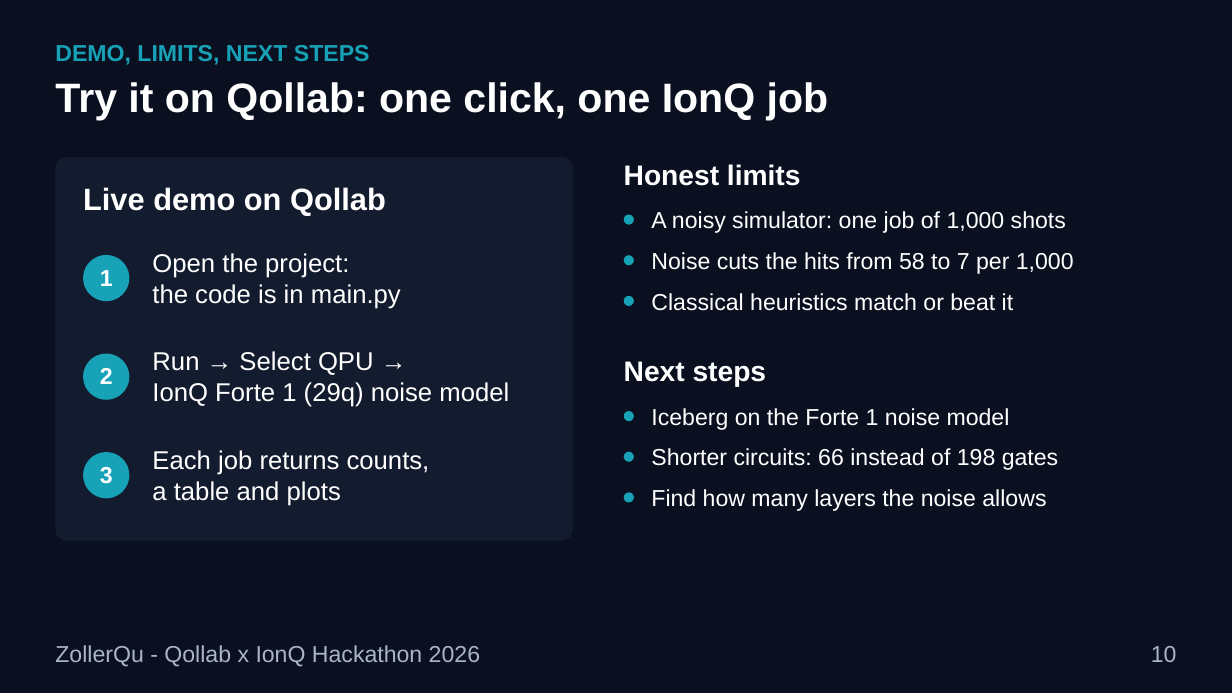
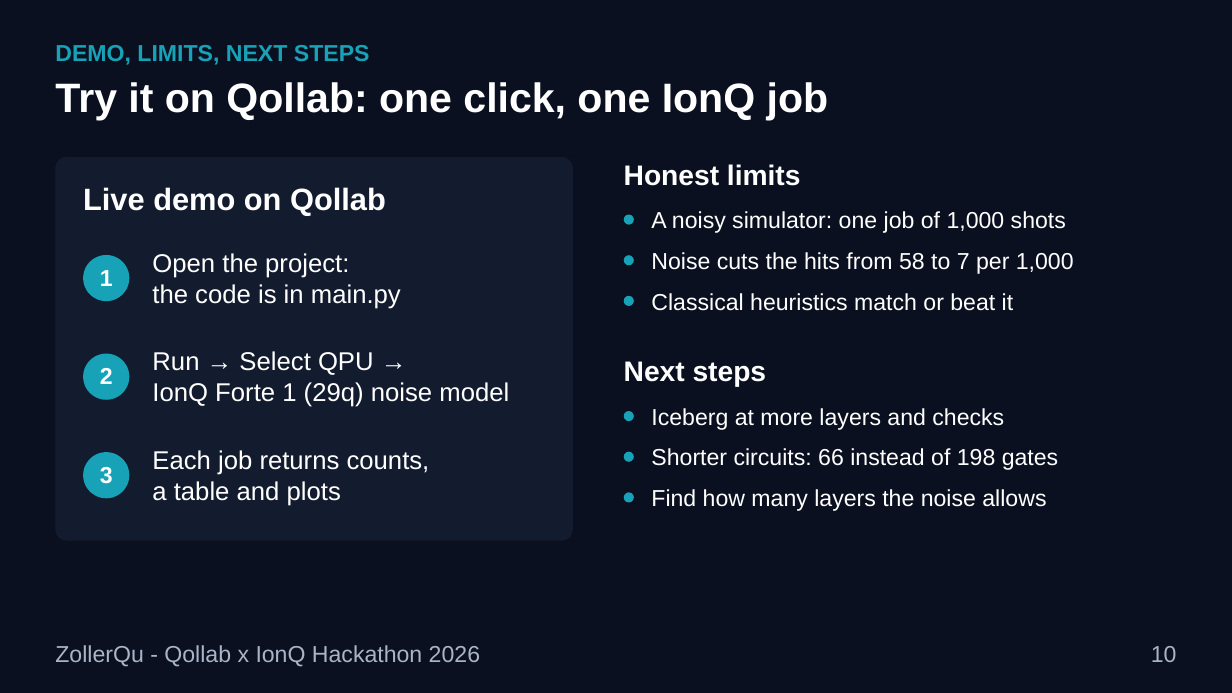
Before and after one commit to Oussema-t/zollerqu-qollab, a slide deck: slide 10 of slides/stocks_ZollerQu.pptx. Drawn at 1232x693 pixels with LibreOffice and Linux fonts; fonts in the diff are those of the drawing. Boxes give left, top, right and bottom in pixels: in the first picture for what was removed or moved away, otherwise in the second. Text is boxed around its words. In the diff, an @@ line names an element or a change of style, - is before the commit and + after.

```diff
--- a/slides/stocks_ZollerQu.pptx
+++ b/slides/stocks_ZollerQu.pptx
@@ text at box(651, 408, 1004, 430): text changed @@
-Iceberg on the Forte 1 noise model
+Iceberg at more layers and checks
```
Also in this commit, not shown: 1 other slide changed, 6 other files.
